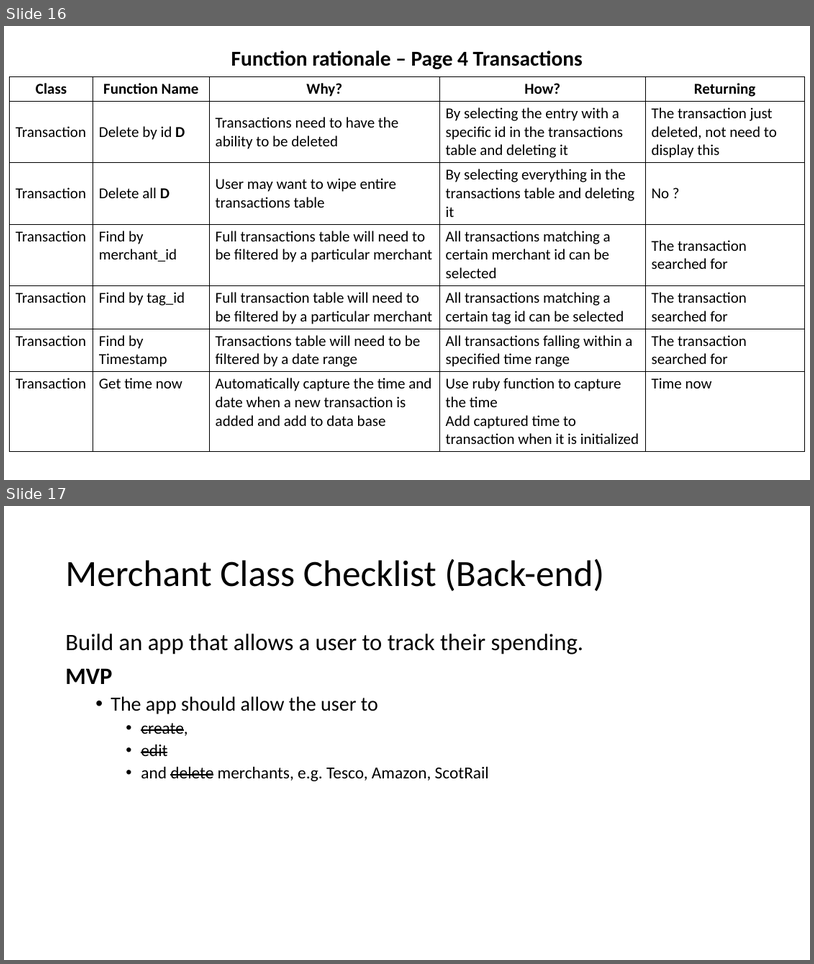
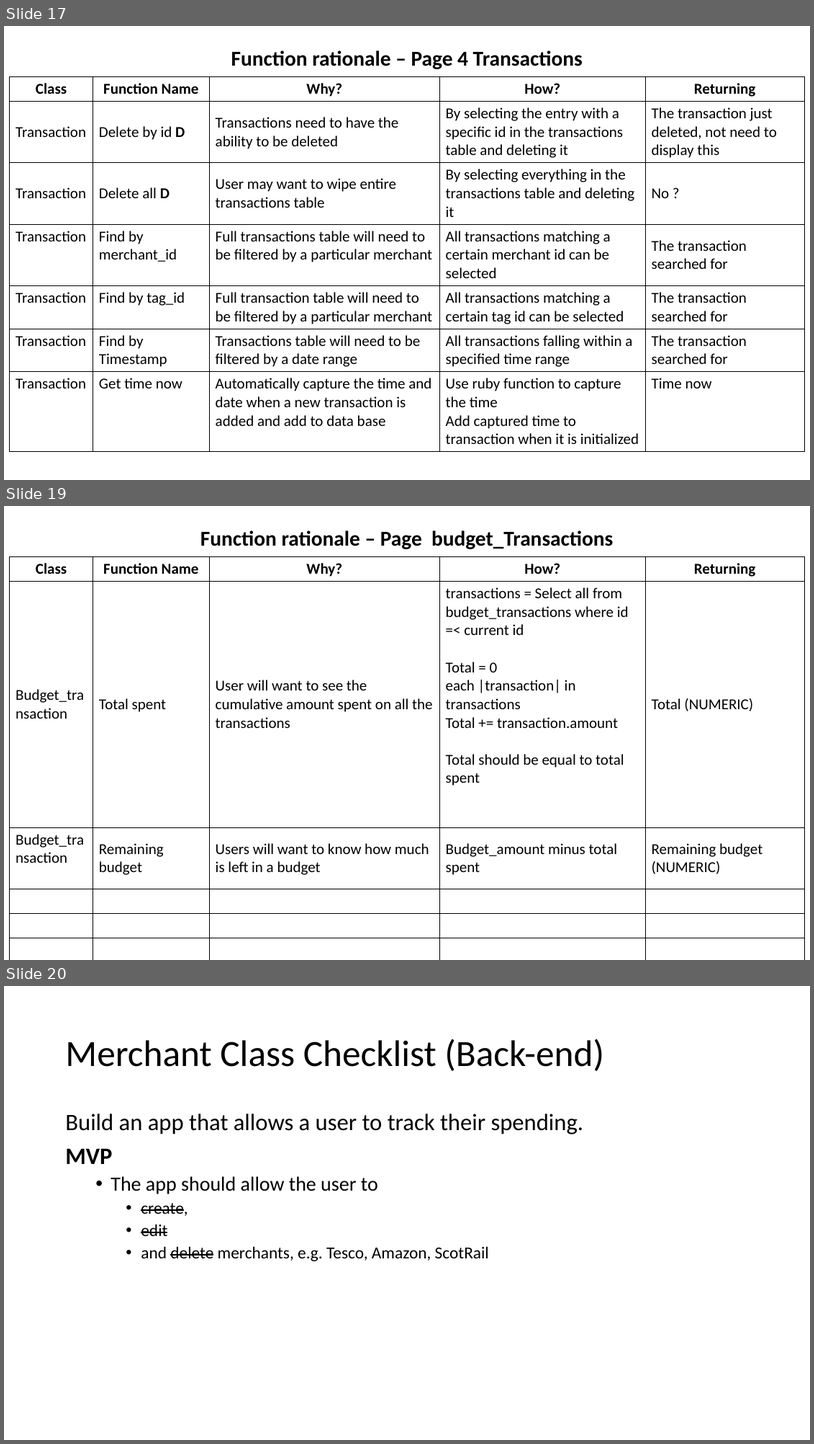
Before and after one commit to catf62/Budgee, a slide deck: Plans_Project_Management/Budget_App_Plan_08Nov2018.pptx. Shown one above the other, each under a label of ours: slides 16 and 17 before the commit, slides 17, 19 and 20 after it; the slides between them are not shown. The pictures are 814x964 and 814x1444 pixels, drawn with LibreOffice and Linux fonts; fonts in the diff are those of the drawing. Boxes give left, top, right and bottom in pixels: in the first picture for what was removed or moved away, otherwise in the second. Text is boxed around its words. In the diff, an @@ line names an element or a change of style, - is before the commit and + after.

Commit message:
rationale behind budget_transaction class, and total spend and remaining budget functions hashed out

```diff
--- a/Plans_Project_Management/Budget_App_Plan_08Nov2018.pptx
+++ b/Plans_Project_Management/Budget_App_Plan_08Nov2018.pptx
@@ slide 19 added at (4,506,810,960), background #FFFFFF @@
@@ title added at (201,530,613,549), 25.2 pt, text #000000, bold @@
+Function rationale – Page budget_Transactions
@@ table added at (10,557,805,957), 6 rows, 5 columns @@
+Class | Function Name | Why? | How? | Returning
+Budget_transaction | Total spent | User will want to see the cumulative amount spent on all the transactions | transactions = Select all from budget_transactions where id =< current id / Total = 0 / each |transaction| in transactions / Total += transaction.amount / Total should be equal to total spent | Total (NUMERIC)
+Budget_transaction | Remaining budget | Users will want to know how much is left in a budget | Budget_amount minus total spent | Remaining budget (NUMERIC)
+ |  |  |  | 
+ |  |  |  | 
+ |  |  |  | 
@@ what was slide 16 is now slide 17 @@
@@ what was slide 17 is now slide 20 @@
```
Also in this commit, not shown: 3 slides changed, 2 other slides added, 2 other files.
